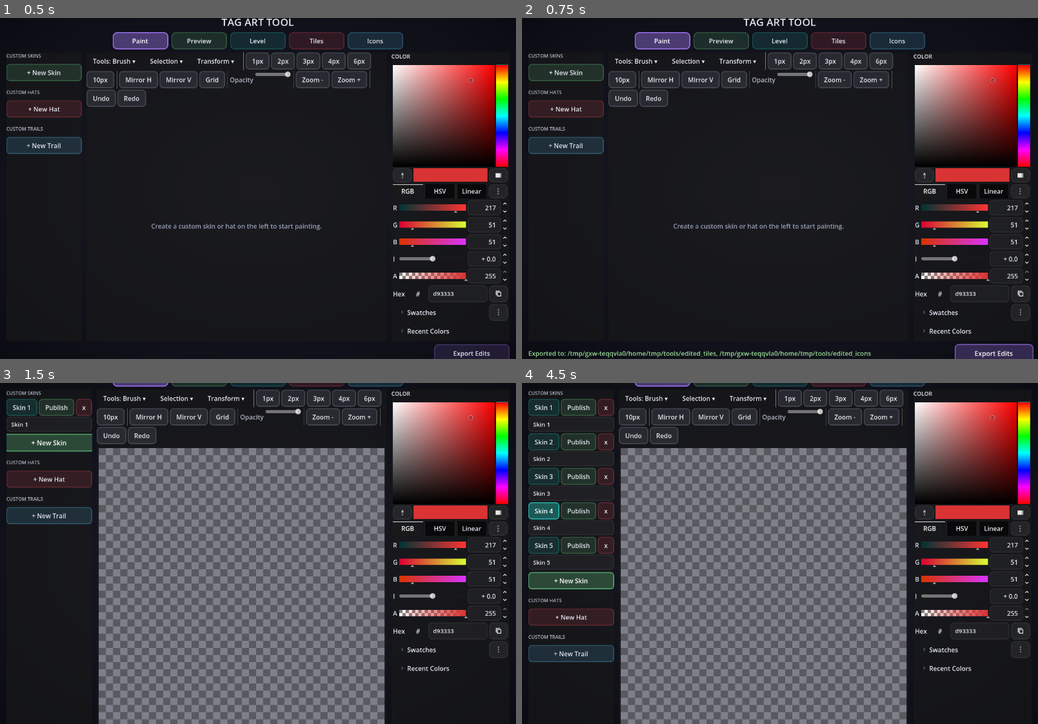
Above: before the commit, frames 1-4 (two rows, left to right).
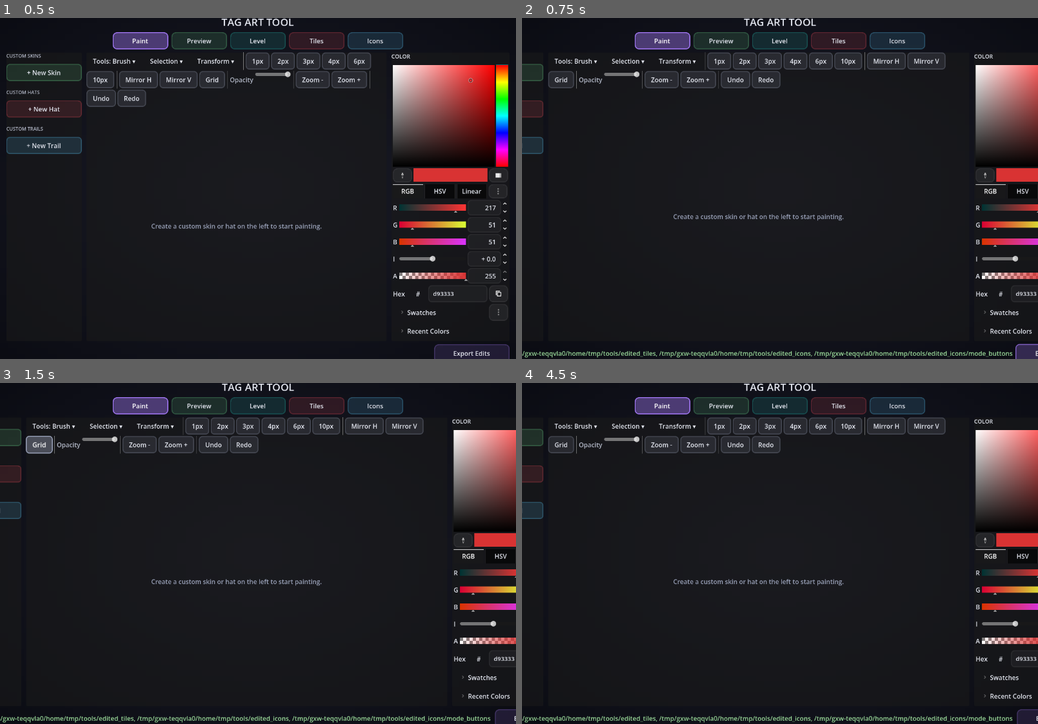
Above: after the commit, the same moments.

Repository: SumDumIdiut/tag
Game: Godot game, scene res://tools/art_tool.tscn
The game is run twice, just before and just after one commit, with the same random seed, the same clock (stepped at 60 frames per second) and the same inputs. This scene is started directly instead of the project's main scene.
Inputs (mouse positions are in pixels of both pictures, inside the frame that each line leads up to):
- Up to frame 1 (0.5 s): no input
- Up to frame 2 (0.75 s): click "Export Edits" at 0.5 s
- Up to frame 3 (1.5 s): click (46, 437) at 1.25 s, where only the run before the commit has a clickable "+ New Skin"
- Up to frame 4 (4.5 s): click (573, 440) at 2 s, where only the run before the commit has a clickable "+ New Skin"; click (573, 478) at 2.75 s, where only the run before the commit has a clickable "+ New Skin"; click (573, 512) at 3.5 s, where only the run before the commit has a clickable "+ New Skin"; click (573, 546) at 4.25 s, where only the run before the commit has a clickable "+ New Skin"

Frame 1 is identical in both runs. In frame 2, 15% of the frame differs, in the area x 0-100%, y 0-100%; in frame 3, 63%; in frame 4, 66%.

Commit message:
Replace mode-bar badge icons with paintable whole-button art
- main_menu.gd: removed the small corner ModeIcon "sticker" badge from
  each of the 3 mode bars (Online/Local/Sandbox) entirely. Each bar now
  checks for a whole-button custom image at
  res://assets/icons/mode_buttons/<key>.png first -- if a friend has
  painted one, it replaces the procedural glow/portrait/label box outright
  (background and all); if not, falls back to that same procedural box,
  just without the badge.
- art_tool.gd: the Icons page gets a new "Mode Button Art" section
  alongside the existing small-icon one, sharing the same canvas/toolbar --
  one 190x360 canvas per mode (Online/Local/Sandbox), the exact size
  main_menu.gd renders that button at, so what's painted here is what
  actually ships. New "Import Image..." button (any page's canvas, not
  just mode-button art) opens a file picker and loads a PNG straight into
  the clipboard at its real size -- from there the existing Selection >
  Stamp tool places it and Select + Move drags it into position, reusing
  tools already built rather than a new drag-and-drop layer system. Export
  writes one file per mode to edited_icons/mode_buttons/<key>.png with
  submission instructions, mirroring every other export branch.

Verified via headless project import (no errors), a screenshot of the
real main menu confirming the badges are gone, and a screenshot plus a
direct functional test of the Art Tool's new section: selected the Online
mode-button canvas, imported a real PNG from disk into the clipboard
(loaded at its correct native size), and stamped it onto the canvas,
confirming a non-blank pixel landed exactly where expected.

Diff:
--- a/game/main/main_menu.gd
+++ b/game/main/main_menu.gd
@@ -16,12 +16,19 @@
 # instead. skin/hat pick which real in-game character (see CharacterPreview)
 # fronts each bar -- built-in skin colors line up 1:1 with the bar accents.
 const MODES := [
-	{"label": "ONLINE", "icon": "globe", "color": UIStyle.COLOR_ONLINE, "skin": "green", "hat": "", "scene": "res://main/online_menu.tscn"},
-	{"label": "LOCAL", "icon": "controller", "color": UIStyle.COLOR_LOCAL, "skin": "blue", "hat": "", "scene": "res://main/local_menu.tscn"},
-	{"label": "SANDBOX", "icon": "box", "color": UIStyle.COLOR_SANDBOX, "skin": "teal", "hat": "", "scene": "res://main/movement_test.tscn"},
+	{"key": "online", "label": "ONLINE", "icon": "globe", "color": UIStyle.COLOR_ONLINE, "skin": "green", "hat": "", "scene": "res://main/online_menu.tscn"},
+	{"key": "local", "label": "LOCAL", "icon": "controller", "color": UIStyle.COLOR_LOCAL, "skin": "blue", "hat": "", "scene": "res://main/local_menu.tscn"},
+	{"key": "sandbox", "label": "SANDBOX", "icon": "box", "color": UIStyle.COLOR_SANDBOX, "skin": "teal", "hat": "", "scene": "res://main/movement_test.tscn"},
 ]
 
 const BAR_SIZE := Vector2(190, 360)
+# A whole-button custom image an artist painted for this mode (see the Art
+# Tool's Icons page "Mode Button Art" section) -- if it exists, it replaces
+# the entire procedural box (glow/portrait/label) below, background and all.
+# "%s" is mode["key"]. Never required: falls back to the procedural bar for
+# any mode that doesn't have one yet, same "never hard-fail on missing
+# custom content" rule the rest of the project already follows.
+const MODE_BUTTON_ART_PATH := "res://assets/icons/mode_buttons/%s.png"
 
 @onready var mode_bar: HBoxContainer = $VBox/ModeBar
 
@@ -55,6 +62,21 @@
 	btn.clip_contents = true
 	UIStyle.style_button(btn, color, 18)
 	btn.pressed.connect(_on_mode_pressed.bind(mode["scene"]))
+
+	var art_path := MODE_BUTTON_ART_PATH % mode["key"]
+	if ResourceLoader.exists(art_path):
+		var tex: Texture2D = load(art_path)
+		if tex:
+			# A friend's whole-button painting (see the Art Tool's Icons page)
+			# -- replaces the procedural glow/portrait/label box below
+			# entirely, full-bleed over the button's own clickable area.
+			var art := TextureRect.new()
+			art.mouse_filter = Control.MOUSE_FILTER_IGNORE
+			art.texture = tex
+			art.stretch_mode = TextureRect.STRETCH_SCALE
+			art.set_anchors_and_offsets_preset(Control.PRESET_FULL_RECT)
+			btn.add_child(art)
+			return btn
 
 	# A soft radial glow behind the character, in the bar's own color --
 	# gives the portrait a bit of depth/stage-lighting instead of sitting
@@ -95,20 +117,6 @@
 	label.add_theme_color_override("font_color", Color.WHITE)
 	label.mouse_filter = Control.MOUSE_FILTER_IGNORE
 	layout.add_child(label)
-
-	# Small corner badge -- keeps a symbolic glyph alongside the character
-	# portrait for instant recognition, without competing with it for focus.
-	var badge_wrap := Control.new()
-	badge_wrap.mouse_filter = Control.MOUSE_FILTER_IGNORE
-	badge_wrap.set_anchors_preset(Control.PRESET_TOP_RIGHT)
-	badge_wrap.position = Vector2(-46, 14)
-	badge_wrap.custom_minimum_size = Vector2(30, 32)
-	btn.add_child(badge_wrap)
-	var badge := ModeIconScene.new()
-	badge.icon_type = mode["icon"]
-	badge.icon_color = color
-	badge.custom_minimum_size = Vector2(26, 32)
-	badge_wrap.add_child(badge)
 
 	return btn
 
--- a/game/tools/art_tool.gd
+++ b/game/tools/art_tool.gd
@@ -10,10 +10,17 @@
 # TILES (paint the actual texture of the game's built-in tile types --
 # boundary/pillar/platform, each with 3 art variants -- which the Level
 # page's TileCanvas currently only ever renders as flat placeholder colors;
-# see _build_tiles_page), and ICONS (paint the main menu's mode-bar badge
-# icons -- originally 100% procedural CanvasItem drawing with no image
-# asset at all; see _build_icons_page and ui/mode_icon.gd's atlas-with-
-# procedural-fallback loading).
+# see _build_tiles_page), and ICONS, which covers two independent things
+# sharing one canvas/toolbar: small mode-bar badge icons (originally 100%
+# procedural CanvasItem drawing with no image asset at all; see
+# ui/mode_icon.gd's atlas-with-procedural-fallback loading) and whole
+# mode-button art (an entire main-menu button -- background, character,
+# label, everything -- painted as one 190x360 image per mode, replacing the
+# procedural box outright when present; see main_menu.gd's
+# MODE_BUTTON_ART_PATH). Both support Import Image (loads a PNG from disk
+# into the clipboard) plus the existing Selection > Stamp/Move tools for
+# composing from other elements without a dedicated drag-and-drop layer
+# system.
 #
 # Custom skins/hats are unrelated to the game's built-in 8 colors -- they're
 # painted in real color directly, the same way the game's own in-shop
@@ -103,6 +110,23 @@
      existing one.
   2. Commit the changed file -- no rebuild step needed beyond that,
      mode_icon.gd loads it directly at runtime.
+"""
+
+const MODE_BUTTON_INSTRUCTIONS_TEXT := """Each file here is one main-menu mode button's ENTIRE art -- background,
+character, label, everything -- painted at 190x360, the exact size
+main_menu.gd renders that button at.
+
+To make one of these the game's real button art:
+
+  1. Copy the file to game/assets/icons/mode_buttons/<key>.png, where
+     <key> is online.png, local.png, or sandbox.png (matching the file's
+     own name here).
+  2. Commit the file -- no rebuild step needed, main_menu.gd checks for
+     it at runtime and uses it in place of the procedural glow/portrait/
+     label box automatically.
+
+A mode with no file here just keeps using the procedural fallback -- you
+don't need to paint all three at once.
 """
 
 @onready var paint_tab_button: Button = $VBox/PageTabRow/PaintTabButton
@@ -242,6 +266,22 @@
 var _icon_images: Array[Image] = [] # index-matched to ICON_TYPE_NAMES
 var _current_icon_index := -1
 var _icon_select_buttons: Array[Button] = []
+
+# Whole-button custom art for the main menu's 3 mode bars (Online/Local/
+# Sandbox) -- an alternative to the small badge-icon-on-a-procedural-box
+# system above: paint the entire button (background, character, label, all
+# of it) as one image, same canvas size the real button renders at, so
+# what's painted here is exactly what shows up in-game. Matches
+# main_menu.gd's MODES key order exactly -- "online"/"local"/"sandbox".
+const MODE_BUTTON_KEYS := ["online", "local", "sandbox"]
+const MODE_BUTTON_NAMES := ["Online", "Local", "Sandbox"]
+const MODE_BUTTON_SIZE := Vector2i(190, 360) # matches main_menu.gd's BAR_SIZE exactly
+const MODE_BUTTON_ART_DIR := "res://assets/icons/mode_buttons"
+const MODE_BUTTON_ZOOM := 2 # 190x360 is already large -- a much smaller per-pixel zoom than a 64x64 icon needs
+var _button_art_images: Array[Image] = [] # index-matched to MODE_BUTTON_KEYS
+var _current_button_art_index := -1
+var _button_art_select_buttons: Array[Button] = []
+var _import_file_dialog: FileDialog
 
 func _ready() -> void:
 	get_window().size = Vector2i(1300, 860)
@@ -1249,6 +1289,26 @@
 		select_box.add_child(btn)
 		_icon_select_buttons.append(btn)
 
+	var button_art_spacer := Control.new()
+	button_art_spacer.custom_minimum_size = Vector2(0, 8)
+	select_box.add_child(button_art_spacer)
+
+	# Same ButtonGroup as the icon buttons above -- one shared canvas, so
+	# picking a mode button here correctly deselects whichever icon was
+	# active (and vice versa).
+	select_box.add_child(_section_label("MODE BUTTON ART"))
+	_button_art_select_buttons.clear()
+	for i in MODE_BUTTON_NAMES.size():
+		var btn := Button.new()
+		btn.text = MODE_BUTTON_NAMES[i]
+		btn.toggle_mode = true
+		btn.button_group = icon_group
+		btn.custom_minimum_size = Vector2(0, 40)
+		UIStyle.style_button(btn, UIStyle.COLOR_SANDBOX, 10)
+		btn.pressed.connect(_show_button_art.bind(i))
+		select_box.add_child(btn)
+		_button_art_select_buttons.append(btn)
+
 	var canvas_panel := PanelContainer.new()
 	canvas_panel.size_flags_horizontal = Control.SIZE_EXPAND_FILL
 	canvas_panel.size_flags_vertical = Control.SIZE_EXPAND_FILL
@@ -1290,7 +1350,23 @@
 	icons_help.add_theme_color_override("font_color", Color(0.7, 0.72, 0.78))
 	right_box.add_child(icons_help)
 
+	var import_spacer := Control.new()
+	import_spacer.custom_minimum_size = Vector2(0, 4)
+	right_box.add_child(import_spacer)
+	var import_btn := Button.new()
+	import_btn.text = "Import Image..."
+	UIStyle.style_button(import_btn, UIStyle.COLOR_NEUTRAL, 8)
+	import_btn.pressed.connect(_on_import_image_pressed)
+	right_box.add_child(import_btn)
+	var import_help := Label.new()
+	import_help.text = "Loads a PNG from disk into the clipboard -- use Selection > Stamp to place it anywhere on the current canvas, then Select + Move to drag it into position. Works on any page's canvas, including whole mode-button art below."
+	import_help.autowrap_mode = TextServer.AUTOWRAP_WORD
+	import_help.add_theme_font_size_override("font_size", 12)
+	import_help.add_theme_color_override("font_color", Color(0.7, 0.72, 0.78))
+	right_box.add_child(import_help)
+
 	_load_icon_images()
+	_load_button_art_images()
 	_show_icon(0)
 	_icon_select_buttons[0].button_pressed = true
 
@@ -1318,17 +1394,92 @@
 
 func _show_icon(index: int) -> void:
 	_current_icon_index = index
+	_current_button_art_index = -1
 	for i in _icon_select_buttons.size():
 		_icon_select_buttons[i].button_pressed = (i == index)
+	for i in _button_art_select_buttons.size():
+		_button_art_select_buttons[i].button_pressed = false
 	for child in icons_canvas_holder.get_children():
 		icons_canvas_holder.remove_child(child)
 		child.queue_free()
 	var canvas = PixelCanvasScene.new(_icon_images[index], ICON_TEXTURE_ZOOM)
 	icons_canvas_holder.add_child(canvas)
 	canvas.painted.connect(_on_painted)
+	# Defensive: several tools (shape drag, undo/redo) reassign the canvas's
+	# own `image` to a new Image object rather than mutating the original in
+	# place, which would silently desync _icon_images[index] from what's
+	# actually on screen the next time this icon is re-selected. Keeping the
+	# backing array's reference live on every paint avoids that.
+	canvas.painted.connect(func(): _icon_images[index] = canvas.image)
 	canvas.color_picked.connect(_on_eyedropper_picked)
 	_current_canvas = canvas
 	_apply_tool_state()
+
+## Loads each mode's whole-button art (see MODE_BUTTON_KEYS/main_menu.gd's
+## MODE_BUTTON_ART_PATH) if it's already been painted and committed, else a
+## blank transparent MODE_BUTTON_SIZE canvas -- same "always something real
+## or an honest blank canvas" rule _load_icon_images() follows.
+func _load_button_art_images() -> void:
+	_button_art_images.clear()
+	for key in MODE_BUTTON_KEYS:
+		var path := "%s/%s.png" % [MODE_BUTTON_ART_DIR, key]
+		var img: Image
+		if ResourceLoader.exists(path):
+			var tex: Texture2D = load(path)
+			img = tex.get_image() if tex else null
+			if img:
+				img.convert(Image.FORMAT_RGBA8)
+		if not img:
+			img = Image.create(MODE_BUTTON_SIZE.x, MODE_BUTTON_SIZE.y, false, Image.FORMAT_RGBA8)
+			img.fill(Color(0, 0, 0, 0))
+		_button_art_images.append(img)
+
+func _show_button_art(index: int) -> void:
+	_current_button_art_index = index
+	_current_icon_index = -1
+	for i in _icon_select_buttons.size():
+		_icon_select_buttons[i].button_pressed = false
+	for i in _button_art_select_buttons.size():
+		_button_art_select_buttons[i].button_pressed = (i == index)
+	for child in icons_canvas_holder.get_children():
+		icons_canvas_holder.remove_child(child)
+		child.queue_free()
+	var canvas = PixelCanvasScene.new(_button_art_images[index], MODE_BUTTON_ZOOM)
+	icons_canvas_holder.add_child(canvas)
+	canvas.painted.connect(_on_painted)
+	canvas.painted.connect(func(): _button_art_images[index] = canvas.image)
+	canvas.color_picked.connect(_on_eyedropper_picked)
+	_current_canvas = canvas
+	_apply_tool_state()
+
+## Opens a native file picker for a PNG and loads it straight into the
+## active canvas's clipboard -- from there Selection > Stamp places it (see
+## PixelCanvas.Tool.STAMP), and Select + Move drags it into its final
+## position, reusing tools this page already has rather than building a
+## separate drag-and-drop layer system. No resizing: an imported image is
+## used at its real pixel size, so a whole-button-sized import can be
+## stamped as-is onto the (also whole-button-sized) mode button canvas.
+func _on_import_image_pressed() -> void:
+	if not _current_canvas:
+		return
+	if not _import_file_dialog:
+		_import_file_dialog = FileDialog.new()
+		_import_file_dialog.file_mode = FileDialog.FILE_MODE_OPEN_FILE
+		_import_file_dialog.access = FileDialog.ACCESS_FILESYSTEM
+		_import_file_dialog.add_filter("*.png", "PNG Image")
+		_import_file_dialog.size = Vector2i(700, 500)
+		_import_file_dialog.file_selected.connect(_on_import_file_selected)
+		add_child(_import_file_dialog)
+	_import_file_dialog.popup_centered()
+
+func _on_import_file_selected(path: String) -> void:
+	var img := Image.new()
+	if img.load(path) != OK:
+		status_label.text = "Couldn't load \"%s\" as a PNG." % path.get_file()
+		return
+	img.convert(Image.FORMAT_RGBA8)
+	_current_canvas.clipboard = img
+	status_label.text = "Imported \"%s\" -- use Selection > Stamp to place it, or Paste." % path.get_file()
 
 func _on_color_picked_from_wheel(color: Color) -> void:
 	if _current_canvas:
@@ -1478,6 +1629,19 @@
 			f4.store_string(ICON_INSTRUCTIONS_TEXT)
 		status_parts.append(icons_out_dir)
 
+	if not _button_art_images.is_empty():
+		# One file per mode (not one shared atlas the way icons/tiles are) --
+		# each mode button is its own independent whole-button image, so
+		# there's no fixed-slot strip layout to keep in sync here.
+		var buttons_out_dir := base_dir.path_join("edited_icons/mode_buttons")
+		DirAccess.make_dir_recursive_absolute(buttons_out_dir)
+		for i in _button_art_images.size():
+			_button_art_images[i].save_png(buttons_out_dir.path_join("%s.png" % MODE_BUTTON_KEYS[i]))
+		var f5 := FileAccess.open(buttons_out_dir.path_join("HOW_TO_SUBMIT.txt"), FileAccess.WRITE)
+		if f5:
+			f5.store_string(MODE_BUTTON_INSTRUCTIONS_TEXT)
+		status_parts.append(buttons_out_dir)
+
 	if status_parts.is_empty():
 		status_label.text = "Nothing to export yet -- create a skin, hat, or trail first."
 	else:
